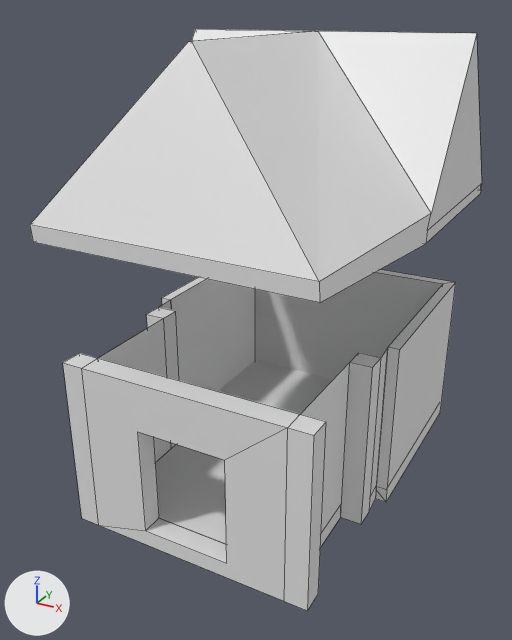
The Blender file house.blend as it was, and as the next commit left it.
Rendered twice from a camera (50 mm lens) standing at (6.32, -5.34, 6.46) and looking at (3.99, -1.11, 4.35). Every picture has the same lights, and +X, +Y and +Z are marked at lower left. Mesh edges are drawn as thin lines.
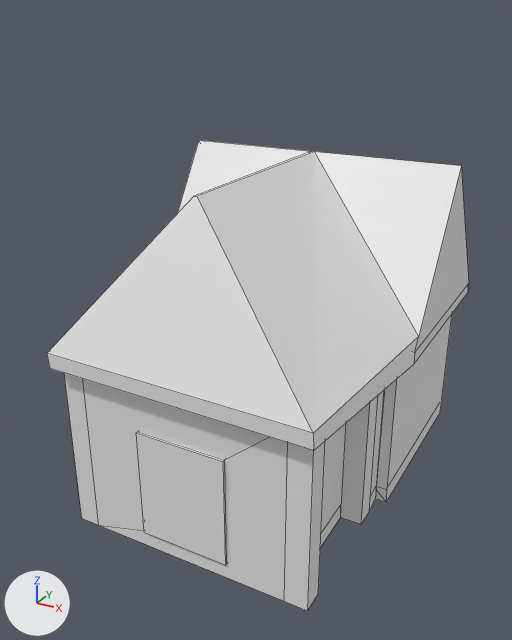
Where the change shows, as pixel boxes [x1, y1, x2, y2] in the pictures (512 x 640 px; the box of a moved part takes in the faces that stretch with it):
'Plane.001', reshaped (7% narrower, 19% shorter): before [30, 29, 482, 611]; after [47, 140, 469, 611]
part 1 of me_plane_005, moved or reshaped: before [30, 29, 482, 303]; after [47, 140, 469, 450]
part 2 of me_plane_005, added: after [136, 432, 227, 565]

Edits to the bpy script that builds the scene:
```text
Change me_plane_005:
    where me_plane_005.from_pydata(...)  # 101 vertices, 77 faces; spans x -1.09..1.1, y -2.35..0.58, z 0.0..3.29
    used by ob_plane_001; location = (4.07, -0.015, 3.029)
    me_plane_005 part 1: the loose piece of 26 vertices spanning x -1.09..1.1, y -2.35..0.58, z 2.06..3.29 is moved by (0.0, 0.0, -0.86)
    me_plane_005 part 2: a new loose piece, a box spanning x -0.308..0.347, y -2.273..-2.201, z 0.125..0.929, in mat_untitled (its picture is missing)
```
